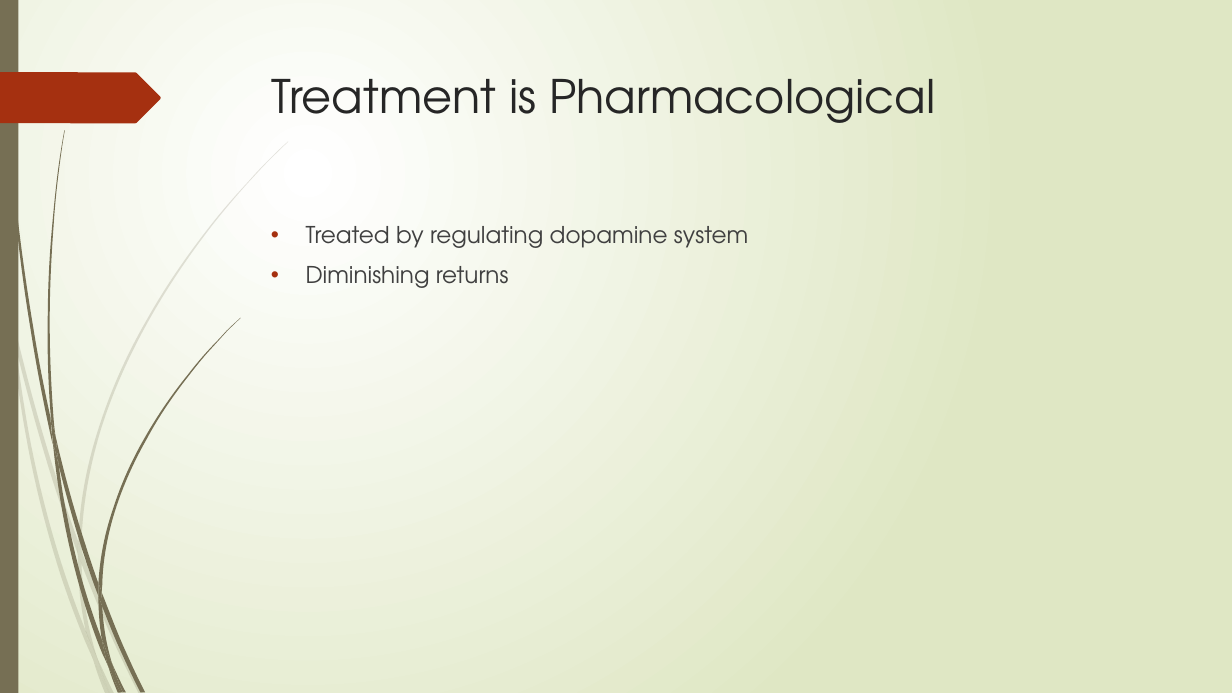
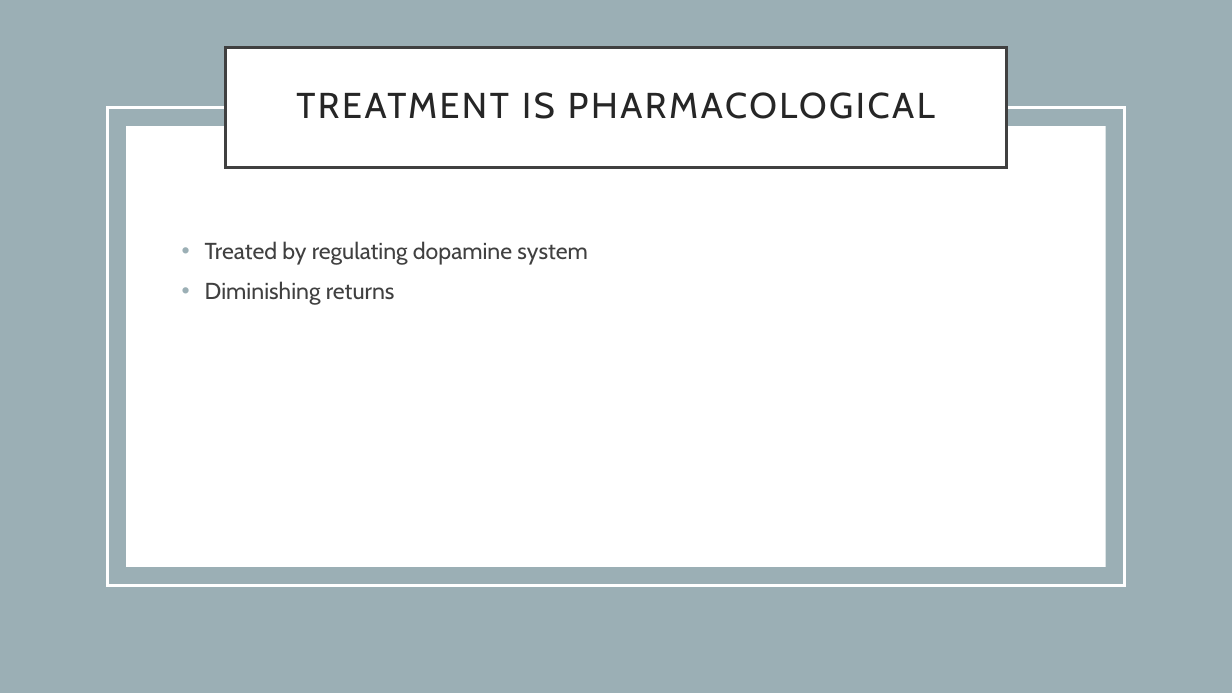
Before and after one commit to veeresh2001/Data-mining, a slide deck: slide 3 of Analysis of Telemonitoring Data Collected From Parkinsons.pptx. Drawn at 1232x693 pixels with LibreOffice and Linux fonts; fonts in the diff are those of the drawing. Boxes give left, top, right and bottom in pixels: in the first picture for what was removed or moved away, otherwise in the second. Text is boxed around its words. In the diff, an @@ line names an element or a change of style, - is before the commit and + after.

```diff
--- a/Analysis of Telemonitoring Data Collected From Parkinsons.pptx
+++ b/Analysis of Telemonitoring Data Collected From Parkinsons.pptx
@@ background gradient #FFFFFF to #DFE8C4 to #FFFFFF @@
@@ rectangle removed at <box>0,0,18,693</box> @@
@@ rectangle added at <box>0,0,1232,693</box>, fill #9BAFB5 @@
@@ title "TREATMENT IS PHARMACOLOGICAL": place and size @@
-title "TREATMENT IS PHARMACOLOGICAL" at <box>271,79,936,123</box>
+title "TREATMENT IS PHARMACOLOGICAL" at <box>226,47,1006,167</box>
@@ title "TREATMENT IS PHARMACOLOGICAL" at <box>226,47,1006,167</box>: vertical alignment top to middle; fill none to #FFFFFF; outline none to #404040 2.5 pt @@
@@ freeform shape removed at <box>0,72,161,123</box> @@
@@ rectangle added at <box>107,107,1125,586</box>, outline #FFFFFF 2.5 pt @@
@@ title at <box>296,92,935,119</box>: text changed; size 36 to 28 pt; font TeX Gyre Adventor to Cabin @@
-Treatment is Pharmacological
+TREATMENT IS PHARMACOLOGICAL
@@ rectangle added at <box>127,126,1106,567</box>, fill #FFFFFF @@
@@ text "Treated by regulating dopamine system": place and size @@
-text "Treated by regulating dopamine system" at <box>306,226,748,288</box>
+text "Treated by regulating dopamine system" at <box>205,241,588,305</box>
@@ text "Treated by regulating dopamine system" at <box>205,241,588,305</box>: font TeX Gyre Adventor to Cabin; indent changed; bullet colour #A53010 to #9BAFB5 @@
@@ group removed at <box>0,141,288,693</box>: 10 freeform shapes @@
@@ group removed at <box>3,0,240,693</box>: 12 freeform shapes @@
```
Also in this commit, not shown: 5 other slides changed, 16 slides added, 6 slides removed.
